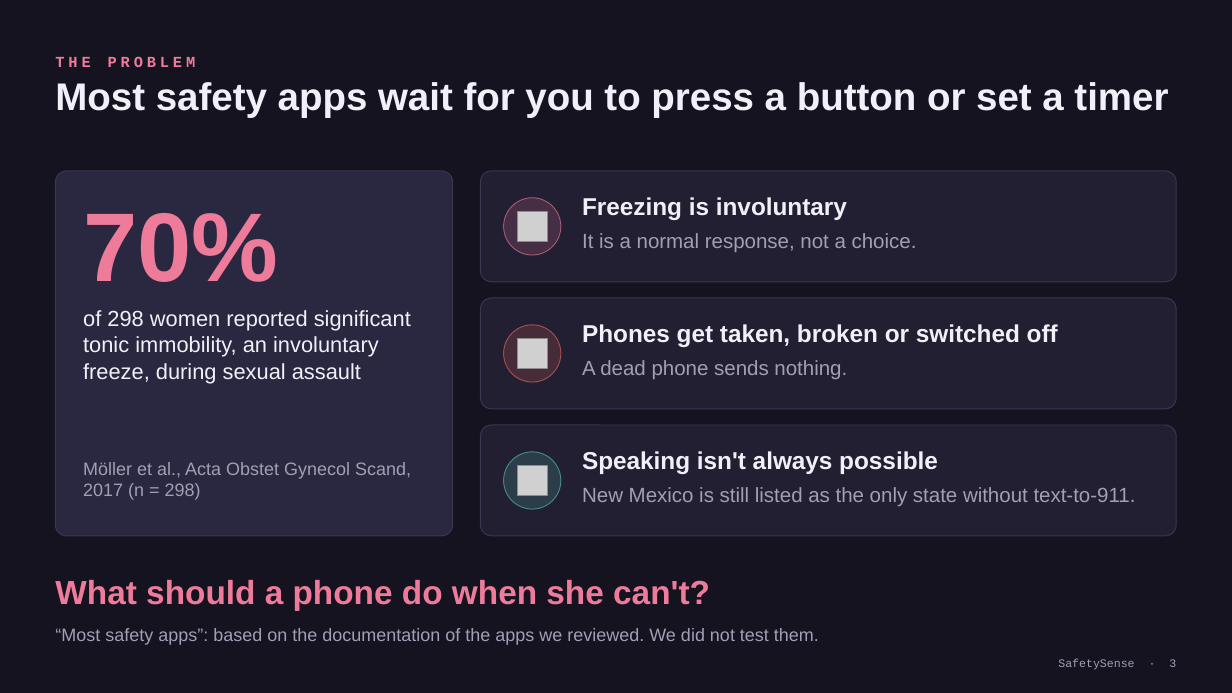
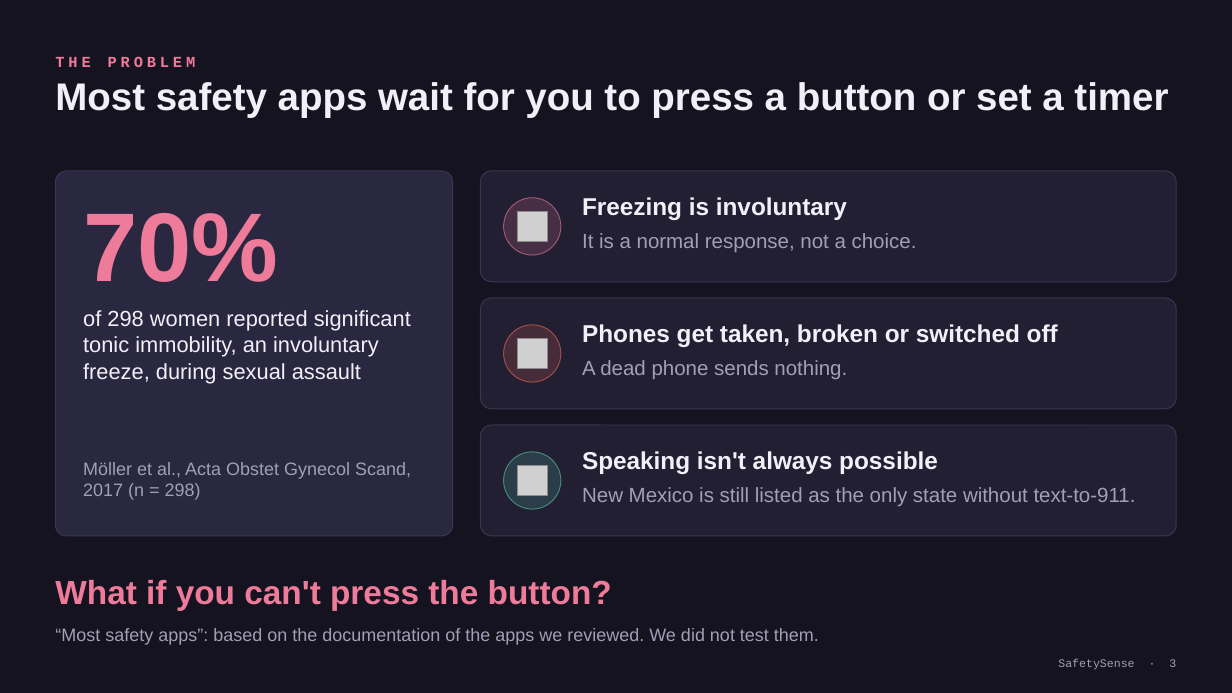
Before and after one commit to george11642/safetysense, a slide deck: slide 3 of presentation/v3/SafetySense-Finalist-Deck-v3.pptx. Drawn at 1232x693 pixels with LibreOffice and Linux fonts; fonts in the diff are those of the drawing; grey boxes stand for pictures. Boxes give left, top, right and bottom in pixels: in the first picture for what was removed or moved away, otherwise in the second. Text is boxed around its words. In the diff, an @@ line names an element or a change of style, - is before the commit and + after.

```diff
--- a/presentation/v3/SafetySense-Finalist-Deck-v3.pptx
+++ b/presentation/v3/SafetySense-Finalist-Deck-v3.pptx
@@ text at (55,580,612,610): text changed @@
-What should a phone do when she can't?
+What if you can't press the button?
```
Also in this commit, not shown: 1 other slide changed, 3 other files.
